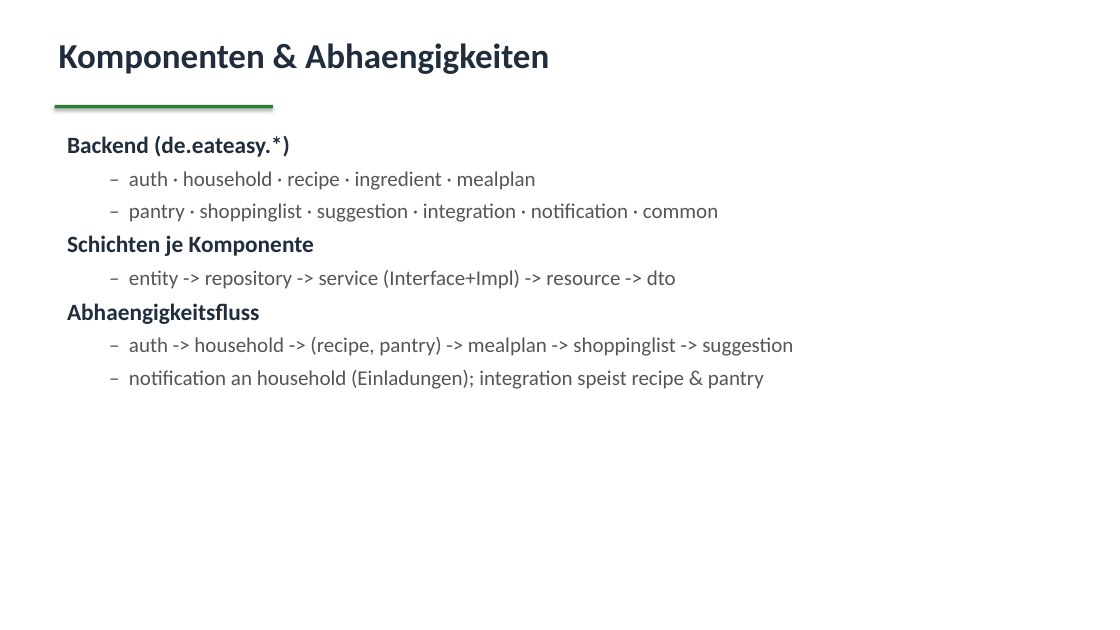
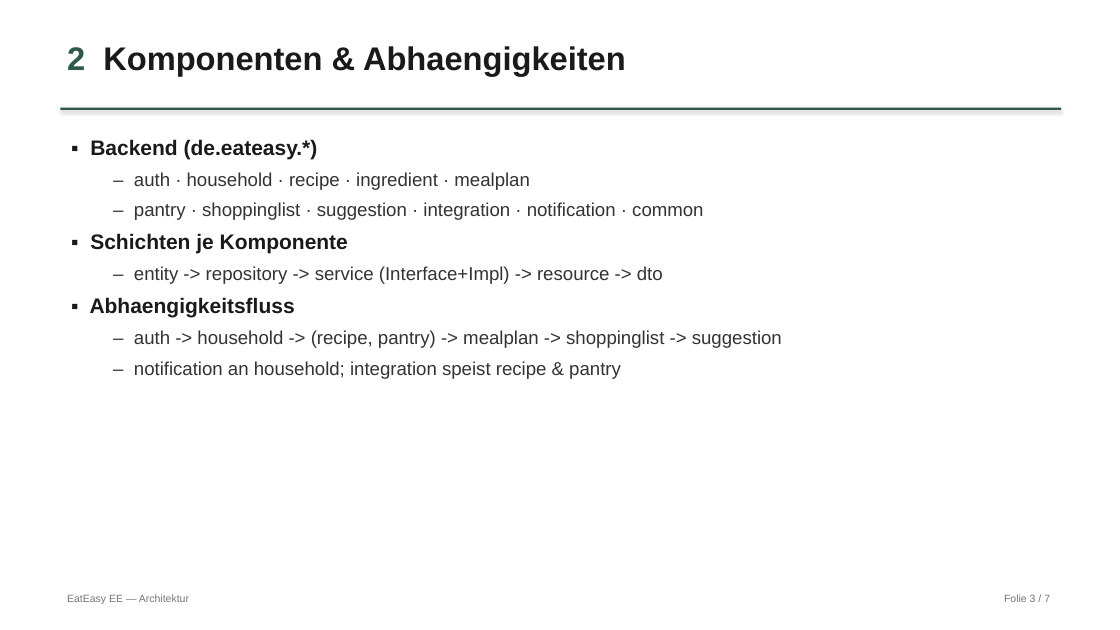
Before and after one commit to thnndnly/EatEasyRepository, a slide deck: slide 3 of EatEasy-Architektur.pptx. Drawn at 1120x630 pixels with LibreOffice and Linux fonts; fonts in the diff are those of the drawing. Boxes give left, top, right and bottom in pixels: in the first picture for what was removed or moved away, otherwise in the second. Text is boxed around its words. In the diff, an @@ line names an element or a change of style, - is before the commit and + after.

```diff
--- a/EatEasy-Architektur.pptx
+++ b/EatEasy-Architektur.pptx
@@ text at (67,46,626,76): text changed; size 30 to 28 pt; font Calibri to Arial; text colour #1F2D3D to #1A1A1A @@
-Komponenten & Abhaengigkeiten
+2 Komponenten & Abhaengigkeiten
@@ rectangle: place and size @@
-rectangle at (55,105,273,108)
+rectangle at (60,108,1061,110)
@@ rectangle at (60,108,1061,110): fill #2E7D32 to #2D5A47 @@
@@ text at (90,139,318,159): text changed; size 20 to 18 pt; font Calibri to Arial; text colour #1F2D3D to #1A1A1A @@
-Backend (de.eateasy.*)
+▪ Backend (de.eateasy.*)
@@ text at (134,172,782,348): size 18 to 16 pt, font Calibri to Arial, text colour #555555 to #333333 in "– auth · household · recipe · ...", "– pantry · shoppinglist · suggestion · ...", "– entity -> repository -> service (Interface+Impl) ...", "– auth -> household -> (recipe, pantry) ..."; more space between paragraphs @@
@@ text at (90,233,348,254): text changed; size 20 to 18 pt; font Calibri to Arial; text colour #1F2D3D to #1A1A1A @@
-Schichten je Komponente
+▪ Schichten je Komponente
@@ text at (90,297,295,318): text changed; size 20 to 18 pt; font Calibri to Arial; text colour #1F2D3D to #1A1A1A @@
-Abhaengigkeitsfluss
+▪ Abhaengigkeitsfluss
@@ text at (134,361,621,379): text changed; size 18 to 16 pt; font Calibri to Arial; text colour #555555 to #333333 @@
-  – notification an household (Einladungen); integration speist recipe & pantry
+  – notification an household; integration speist recipe & pantry
@@ text added at (67,594,189,604), 9 pt, text #777777 @@
+EatEasy EE — Architektur
@@ text added at (1004,594,1050,602), 9 pt, text #777777 @@
+Folie 3 / 7
```
Also in this commit, not shown: 6 other slides changed, 3 other files.
